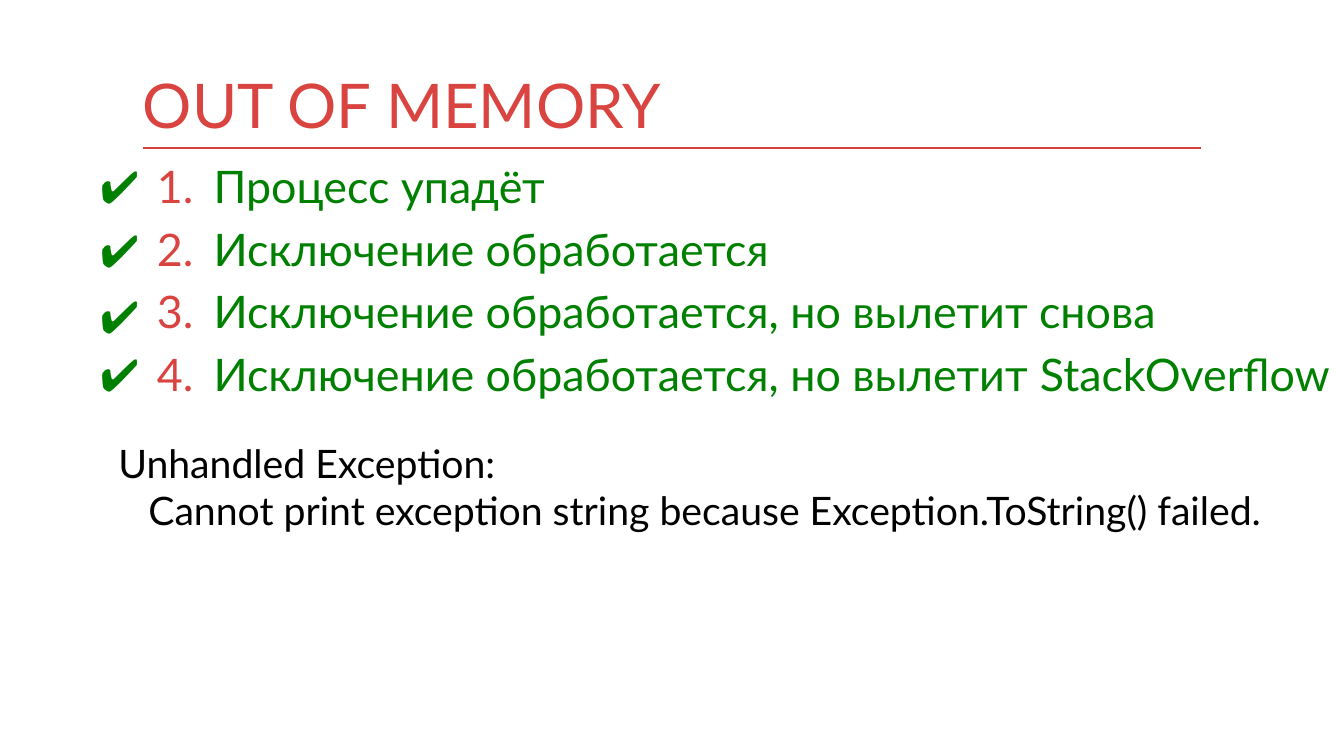
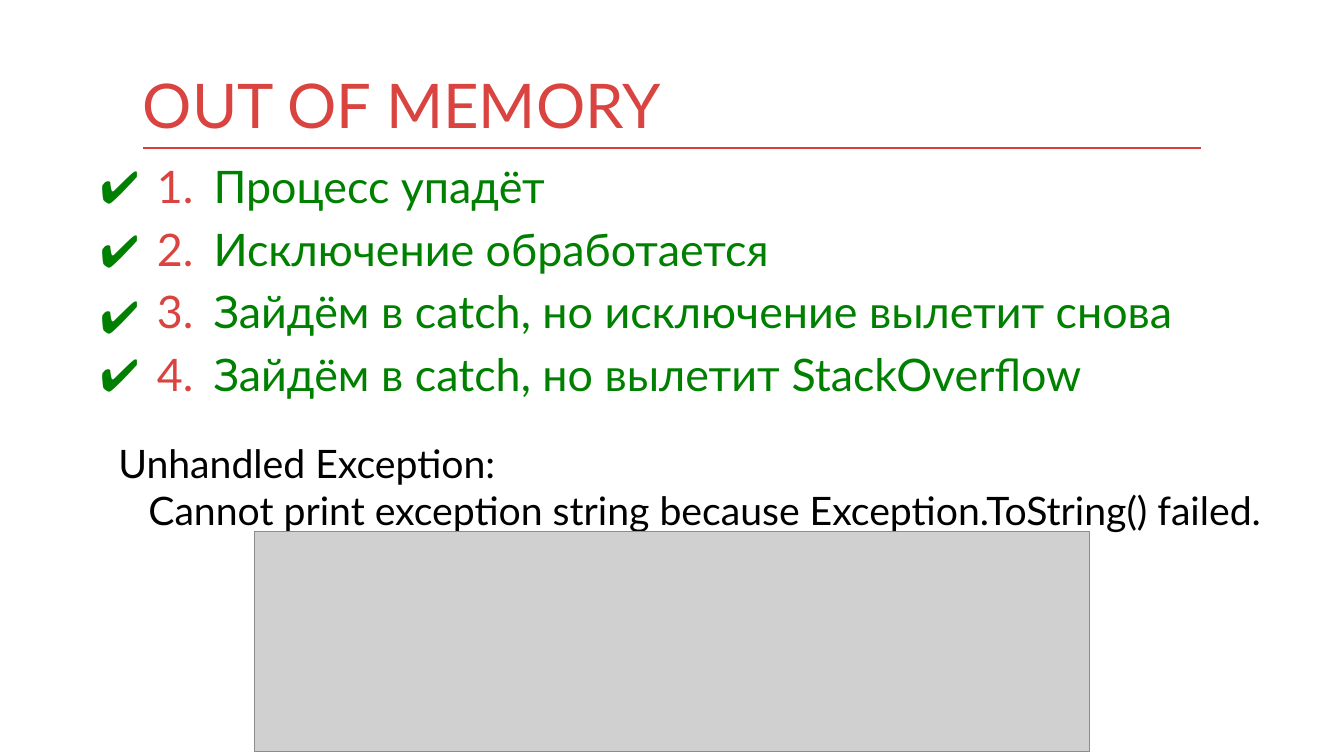
Before and after one commit to kontur-courses/exceptions, a slide deck: slide 40 of exceptions.pptx. Drawn at 1344x756 pixels with LibreOffice and Linux fonts; fonts in the diff are those of the drawing; grey boxes stand for pictures. Boxes give left, top, right and bottom in pixels: in the first picture for what was removed or moved away, otherwise in the second. Text is boxed around its words. In the diff, an @@ line names an element or a change of style, - is before the commit and + after.

```diff
--- a/exceptions.pptx
+++ b/exceptions.pptx
@@ text at (214, 295, 1172, 399): text changed @@
-3. Исключение обработается, но вылетит снова
-4. Исключение обработается, но вылетит StackOverflow
+3. Зайдём в catch, но исключение вылетит снова
+4. Зайдём в catch, но вылетит StackOverflow
@@ picture added at (255, 531, 1090, 752) @@
```
Also in this commit, not shown: 4 other slides changed, 1 slide added.
